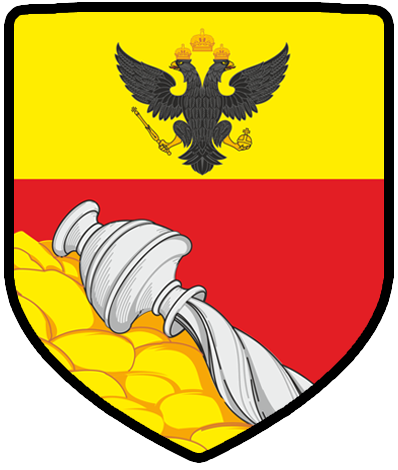
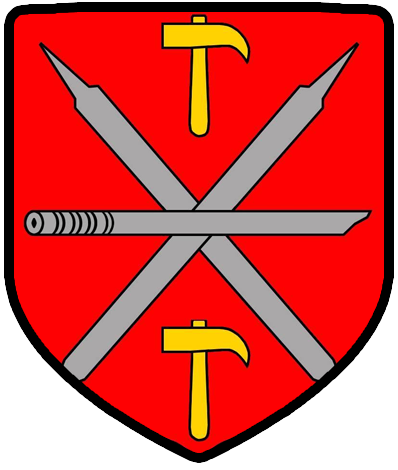
Before/after of a 398px x 470px layered artwork. What changed in the layer stack:
added layer "Слой 14" above "Слой 13" over (14, 12, 384, 453)